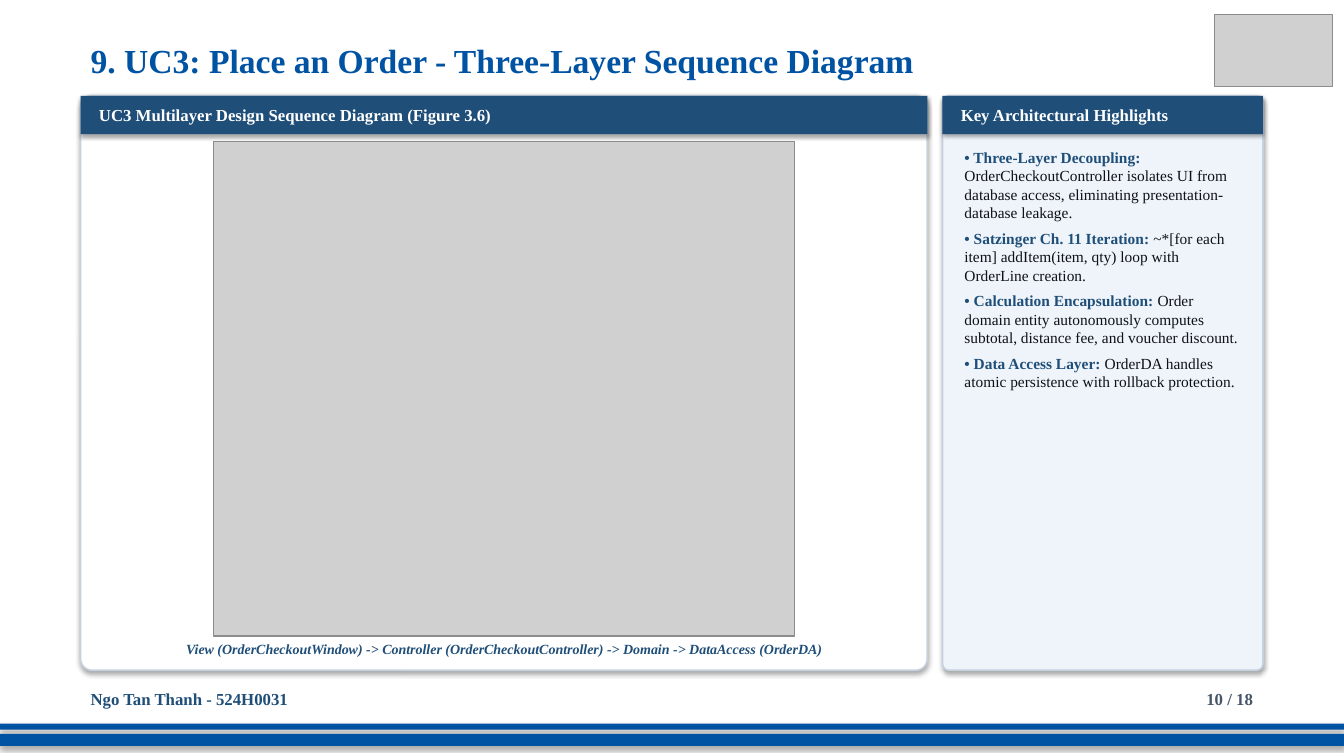
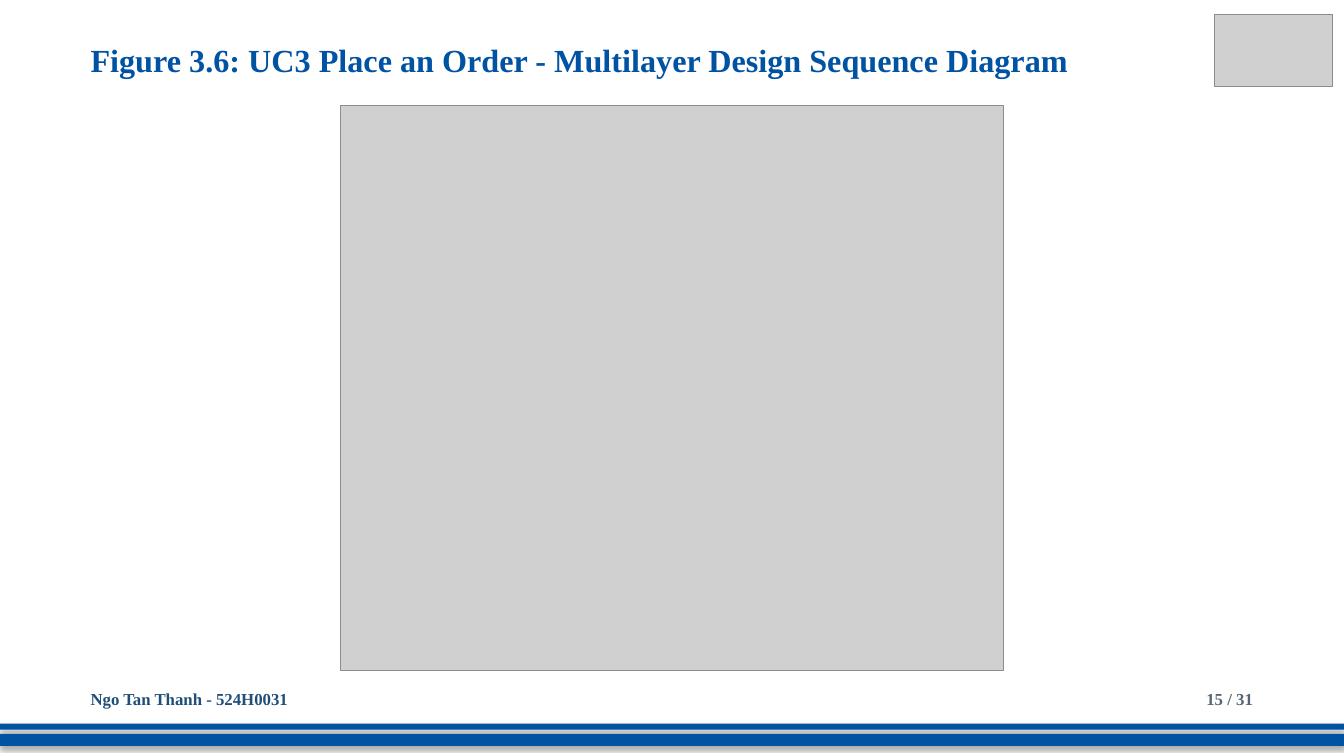
Before and after one commit to DoQuocTrung06/SaigonBite-RAD-TeamF10, a slide deck: slide 15 of Part_2/TeamF10_Presentation_for_SaigonBite.pptx (slide 10 before the commit). Drawn at 1344x756 pixels with LibreOffice and Linux fonts; fonts in the diff are those of the drawing; grey boxes stand for pictures. Boxes give left, top, right and bottom in pixels: in the first picture for what was removed or moved away, otherwise in the second. Text is boxed around its words. In the diff, an @@ line names an element or a change of style, - is before the commit and + after.

Commit message:
docs(presentation): purify slide design to dedicated full-canvas diagrams matching Part 1 aesthetic

```diff
--- a/Part_2/TeamF10_Presentation_for_SaigonBite.pptx
+++ b/Part_2/TeamF10_Presentation_for_SaigonBite.pptx
@@ text at (x1=91, y1=49, x2=1068, y2=79): text changed; size 24 to 23 pt @@
-9. UC3: Place an Order - Three-Layer Sequence Diagram
+Figure 3.6: UC3 Place an Order - Multilayer Design Sequence Diagram
@@ rounded rectangle removed at (x1=81, y1=96, x2=928, y2=670) @@
@@ rectangle removed at (x1=81, y1=96, x2=928, y2=134) @@
-UC3 Multilayer Design Sequence Diagram (Figure 3.6)
@@ picture resized from (x1=214, y1=141, x2=795, y2=636) to (x1=341, y1=106, x2=1003, y2=670) @@
@@ rounded rectangle removed at (x1=943, y1=96, x2=1263, y2=670) @@
@@ rectangle removed at (x1=943, y1=96, x2=1263, y2=134) @@
-Key Architectural Highlights
@@ text removed at (x1=964, y1=152, x2=1238, y2=391) @@
-• Three-Layer Decoupling: OrderCheckoutController isolates UI from database access, eliminating presentation-database leakage.
-• Satzinger Ch. 11 Iteration: ~*[for each item] addItem(item, qty) loop with OrderLine creation.
-• Calculation Encapsulation: Order domain entity autonomously computes subtotal, distance fee, and voucher discount.
-• Data Access Layer: OrderDA handles atomic persistence with rollback protection.
@@ text removed at (x1=186, y1=644, x2=822, y2=657) @@
-View (OrderCheckoutWindow) -> Controller (OrderCheckoutController) -> Domain -> DataAccess (OrderDA)
@@ text at (x1=1206, y1=694, x2=1253, y2=705): text changed; text colour #475569 to #556575 @@
-10 / 18
+15 / 31
```
Also in this commit, not shown: 13 other slides changed, 17 slides added, 4 slides removed.
